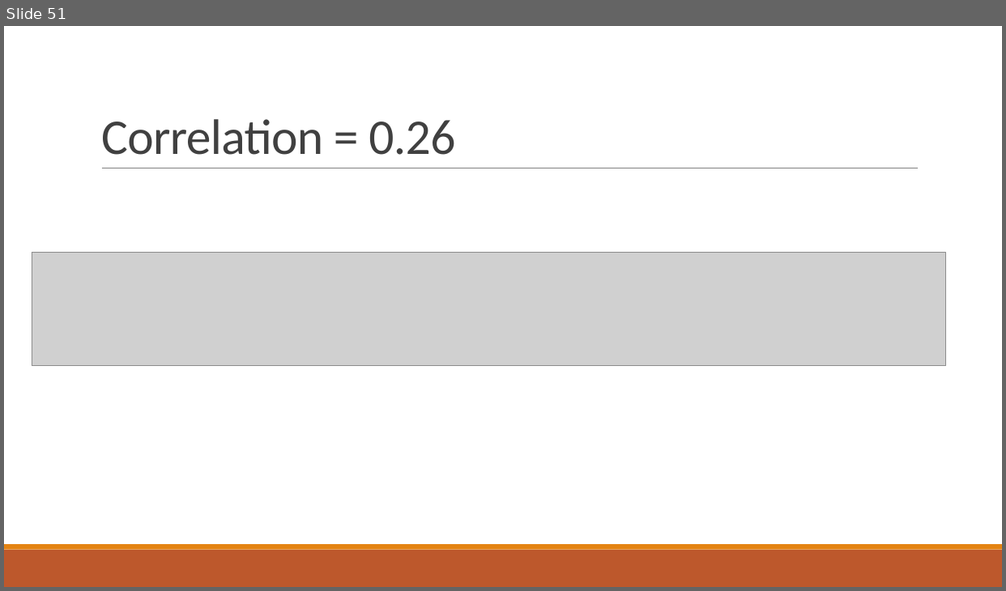
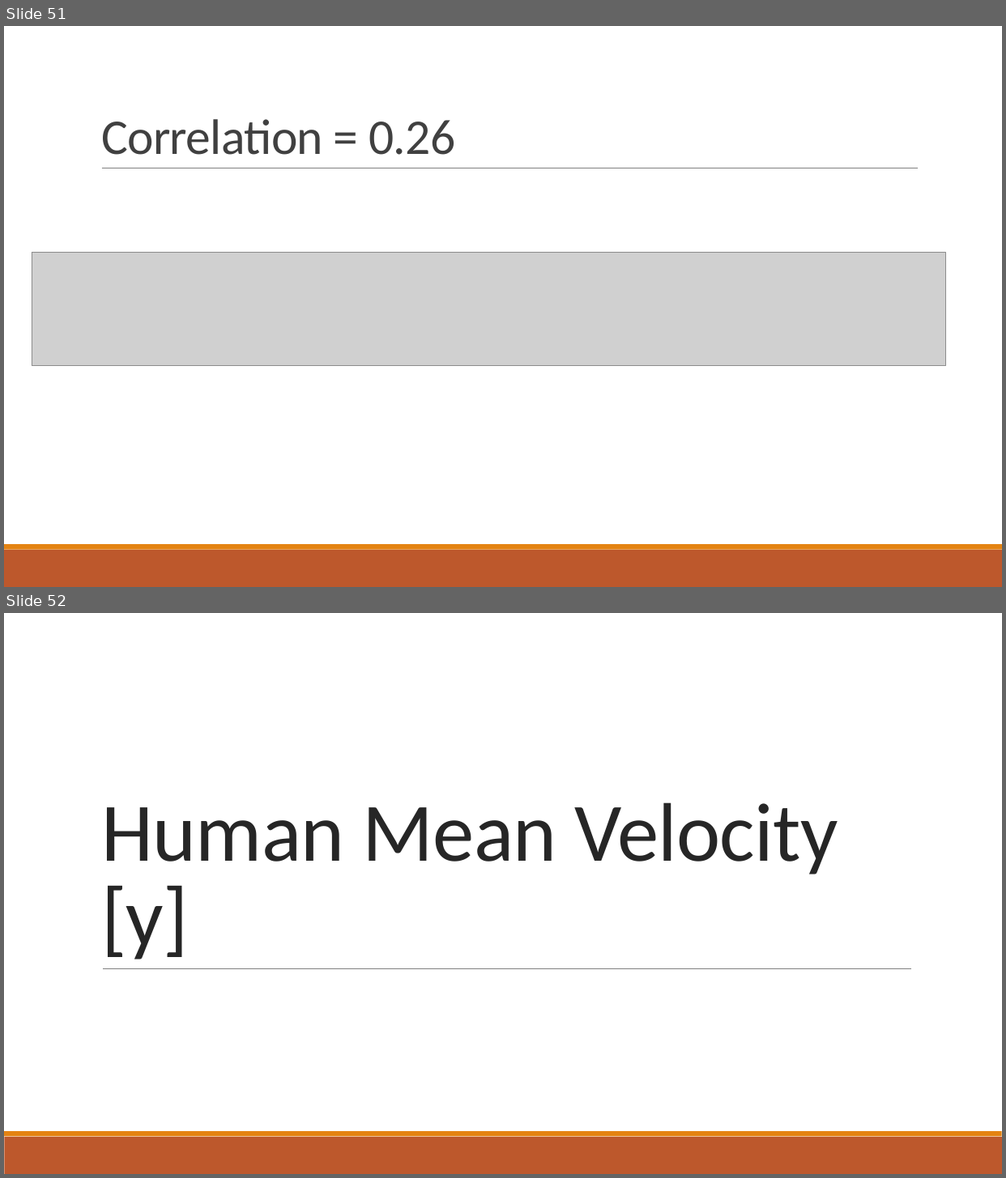
Before and after one commit to mpan31415/AutonomyFitts, a slide deck: R_analysis/results_interpretation_short.pptx. Shown one above the other, each under a label of ours: slide 51 before the commit, slides 51 and 52 after it. The pictures are 1006x591 and 1006x1178 pixels, drawn with LibreOffice and Linux fonts; fonts in the diff are those of the drawing; grey boxes stand for pictures. Boxes give left, top, right and bottom in pixels: in the first picture for what was removed or moved away, otherwise in the second. Text is boxed around its words. In the diff, an @@ line names an element or a change of style, - is before the commit and + after.

```diff
--- a/R_analysis/results_interpretation_short.pptx
+++ b/R_analysis/results_interpretation_short.pptx
@@ slide 52 added at bbox=[4, 613, 1002, 1174], background #FFFFFF; not listed: 2 template elements that a slide beside it also shows @@
@@ title added at bbox=[101, 803, 838, 960], 80 pt, text #262626 @@
+Human Mean Velocity [y]
@@ line added from (103, 969) to (911, 969), #808080 0.5 pt @@
```
Also in this commit, not shown: 23 other slides added, 2 other files.
